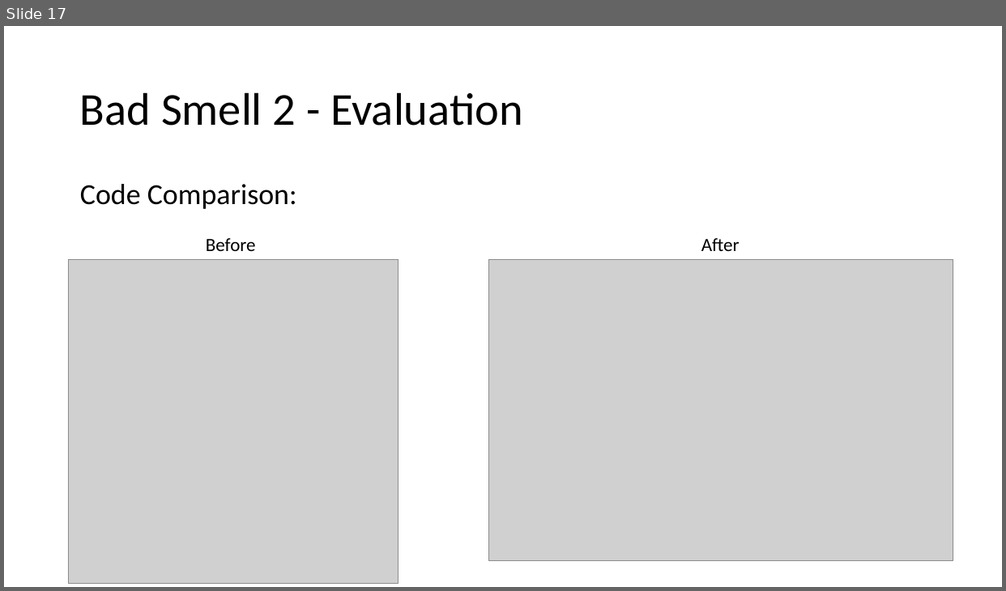
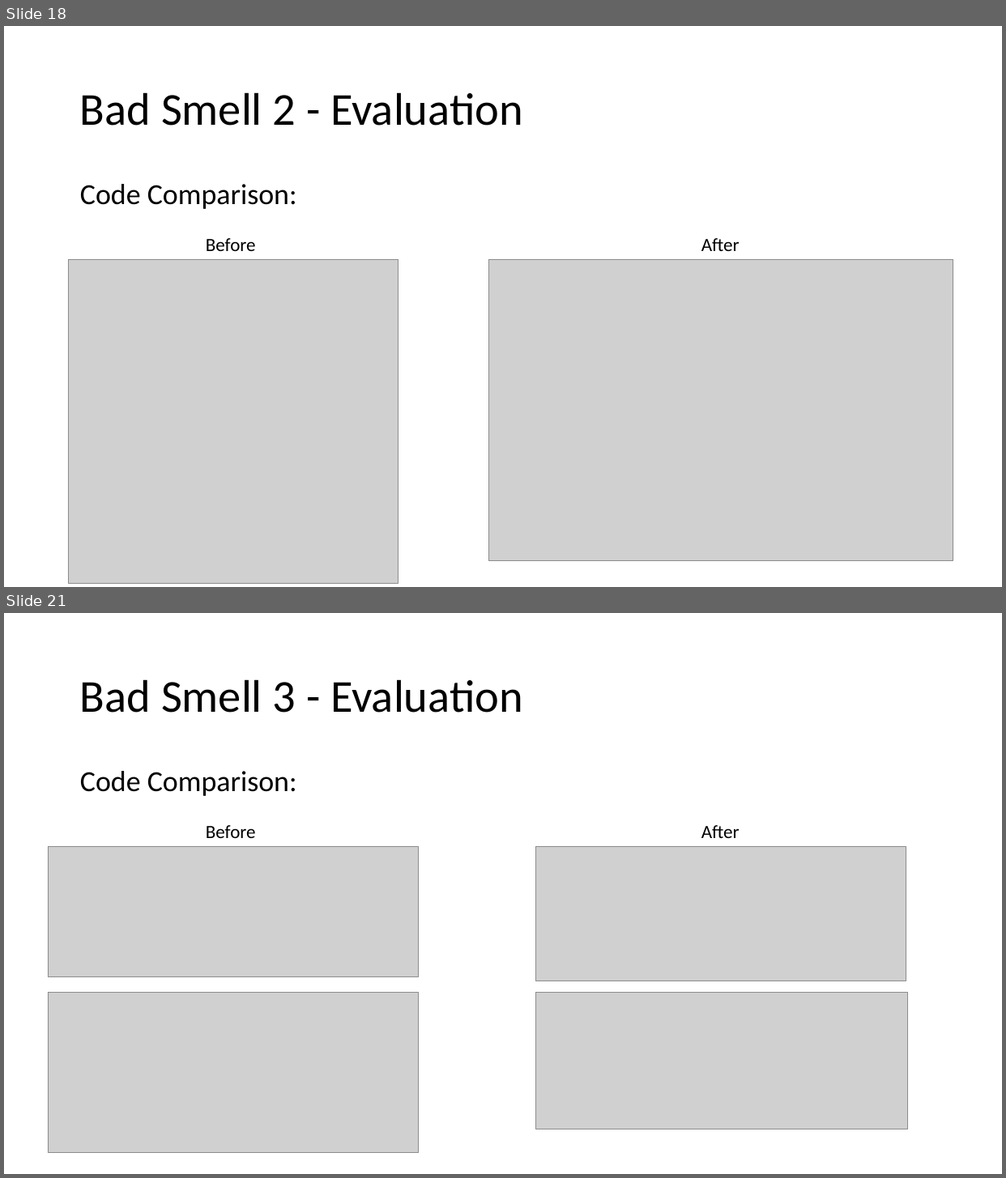
Before and after one commit to steven-snelling/PR301-Assignment_2, a slide deck: bad_smells.pptx. Shown one above the other, each under a label of ours: slide 17 before the commit, slides 18 and 21 after it; the slides between them are not shown. The pictures are 1006x591 and 1006x1178 pixels, drawn with LibreOffice and Linux fonts; fonts in the diff are those of the drawing; grey boxes stand for pictures. Boxes give left, top, right and bottom in pixels: in the first picture for what was removed or moved away, otherwise in the second. Text is boxed around its words. In the diff, an @@ line names an element or a change of style, - is before the commit and + after.

```diff
--- a/bad_smells.pptx
+++ b/bad_smells.pptx
@@ slide 21 added at (4, 613, 1002, 1174), background #FFFFFF @@
@@ title added at (80, 679, 523, 713), 44 pt, text #000000 @@
+Bad Smell 3 - Evaluation
@@ text added at (80, 771, 297, 796), 28 pt, text #000000 @@
+Code Comparison:
@@ text added at (206, 825, 256, 838), 18 pt, text #000000 @@
+Before
@@ text added at (701, 825, 739, 838), 18 pt, text #000000 @@
+After
@@ picture added at (49, 846, 418, 977) @@
@@ picture added at (536, 846, 906, 982) @@
@@ picture added at (49, 993, 418, 1152) @@
@@ picture added at (536, 993, 908, 1130) @@
@@ what was slide 17 is now slide 18 @@
```
Also in this commit, not shown: 4 slides changed, 3 other slides added, 1 other file.
